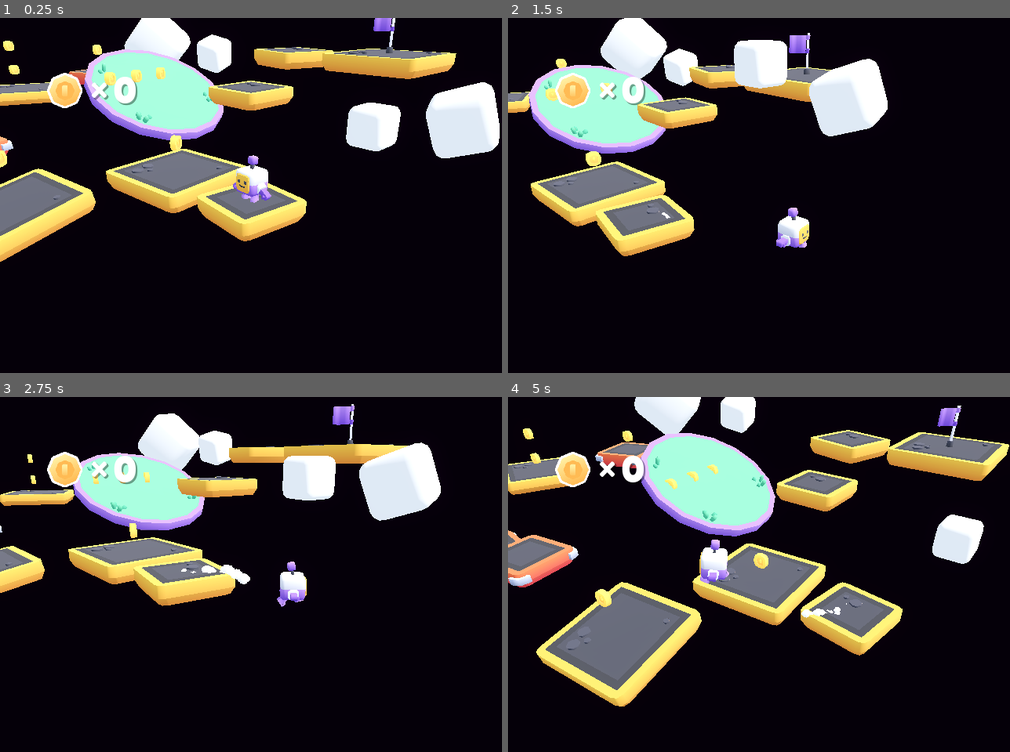
Above: before the commit, frames 1-4 (two rows, left to right).
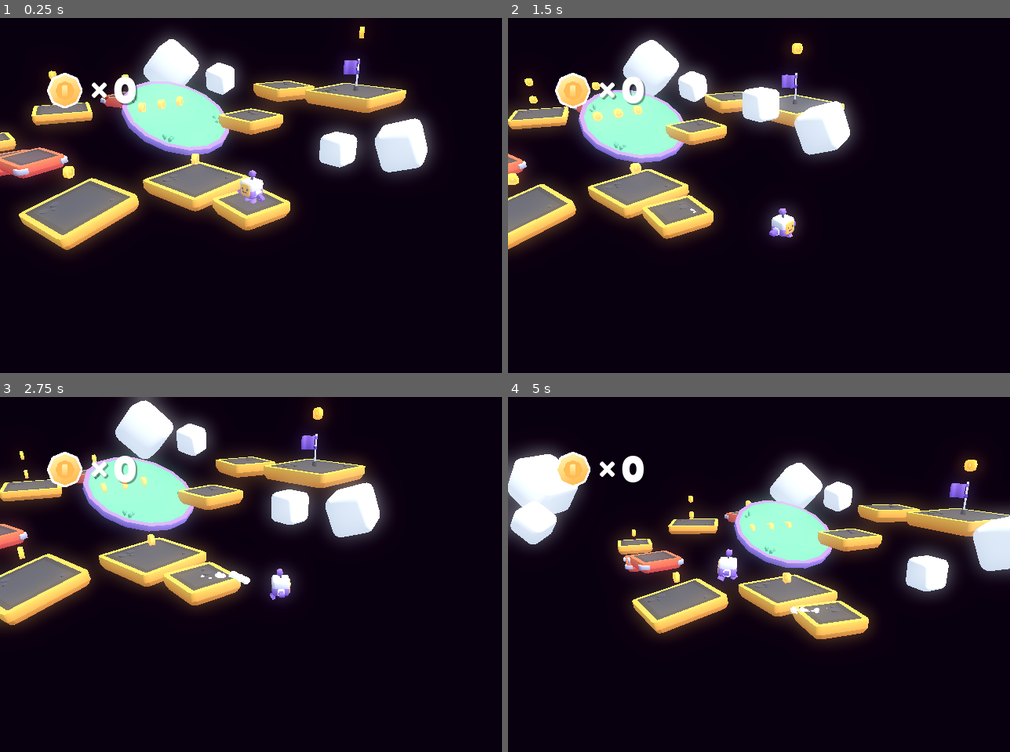
Above: after the commit, the same moments.

Repository: dev-dwarf/gmtk2025
Game: Godot game, scene res://scenes/main.tscn
Same seed, same stepped clock (60 frames per second), same inputs: the game is played once before the commit and once after it.
Inputs (mouse positions are in pixels of both pictures, inside the frame that each line leads up to):
- Up to frame 1 (0.25 s): no input
- Up to frame 2 (1.5 s): move the mouse to (869, 188) at 0.52 s; hold D (move_right) 0.53-1.28 s; tap Left (camera_left, bound only before the commit) at 0.6 s; tap Space (jump) at 0.77 s; tap Right (camera_right, bound only before the commit) at 0.8, 1.35 s; move the mouse to (658, 223) at 1.27 s; hold S (move_back) from 1.28 s (still down)
- Up to frame 3 (2.75 s): tap Space (jump) at 1.52 s; tap Left (camera_left, bound only before the commit) at 1.55 s; move the mouse to (301, 503) at 2.02 s; release S (move_back) at 2.03 s; hold D (move_right) from 2.03 s (still down); tap Down (camera_down, bound only before the commit) at 2.1 s; tap Right (camera_right, bound only before the commit) at 2.3 s
- Up to frame 4 (5 s): move the mouse to (733, 659) at 2.77 s; release D (move_right) at 2.78 s; hold W (move_forward) 2.78-3.53 s; tap Left (camera_left, bound only before the commit) at 2.85, 4.55 s; tap Space (jump) at 3.02, 3.77, 4.52 s; move the mouse to (909, 641) at 3.52 s; hold A (move_left) from 3.53 s (still down); tap Right (camera_right, bound only before the commit) at 3.6 s; move the mouse to (608, 528) at 4.27 s; tap Up (camera_up, bound only before the commit) at 4.35 s

The runs differ from the first frame. In frame 1, 33% of the frame differs, in the area x 0-100%, y 0-69%; in frame 2, 25%; in frame 3, 25%; in frame 4, 42%, in the area x 0-100%, y 0-88%.

Commit message:
better camera

Diff:
--- a/project.godot
+++ b/project.godot
@@ -10,7 +10,7 @@
 
 [application]
 
-config/name="Starter Kit 3D Platformer"
+config/name="Lost Time"
 config/tags=PackedStringArray("starterkit")
 run/main_scene="res://scenes/main.tscn"
 config/features=PackedStringArray("4.4", "Forward Plus")
@@ -71,38 +71,32 @@
 }
 camera_left={
 "deadzone": 0.5,
-"events": [Object(InputEventKey,"resource_local_to_scene":false,"resource_name":"","device":-1,"window_id":0,"alt_pressed":false,"shift_pressed":false,"ctrl_pressed":false,"meta_pressed":false,"pressed":false,"keycode":0,"physical_keycode":4194319,"key_label":0,"unicode":0,"location":0,"echo":false,"script":null)
-, Object(InputEventJoypadMotion,"resource_local_to_scene":false,"resource_name":"","device":-1,"axis":2,"axis_value":-1.0,"script":null)
+"events": [Object(InputEventJoypadMotion,"resource_local_to_scene":false,"resource_name":"","device":-1,"axis":2,"axis_value":-1.0,"script":null)
 ]
 }
 camera_right={
 "deadzone": 0.5,
-"events": [Object(InputEventKey,"resource_local_to_scene":false,"resource_name":"","device":-1,"window_id":0,"alt_pressed":false,"shift_pressed":false,"ctrl_pressed":false,"meta_pressed":false,"pressed":false,"keycode":0,"physical_keycode":4194321,"key_label":0,"unicode":0,"location":0,"echo":false,"script":null)
-, Object(InputEventJoypadMotion,"resource_local_to_scene":false,"resource_name":"","device":-1,"axis":2,"axis_value":1.0,"script":null)
+"events": [Object(InputEventJoypadMotion,"resource_local_to_scene":false,"resource_name":"","device":-1,"axis":2,"axis_value":1.0,"script":null)
 ]
 }
 camera_up={
 "deadzone": 0.5,
-"events": [Object(InputEventKey,"resource_local_to_scene":false,"resource_name":"","device":-1,"window_id":0,"alt_pressed":false,"shift_pressed":false,"ctrl_pressed":false,"meta_pressed":false,"pressed":false,"keycode":0,"physical_keycode":4194320,"key_label":0,"unicode":0,"location":0,"echo":false,"script":null)
-, Object(InputEventJoypadMotion,"resource_local_to_scene":false,"resource_name":"","device":-1,"axis":3,"axis_value":-1.0,"script":null)
+"events": [Object(InputEventJoypadMotion,"resource_local_to_scene":false,"resource_name":"","device":-1,"axis":3,"axis_value":-1.0,"script":null)
 ]
 }
 camera_down={
 "deadzone": 0.5,
-"events": [Object(InputEventKey,"resource_local_to_scene":false,"resource_name":"","device":-1,"window_id":0,"alt_pressed":false,"shift_pressed":false,"ctrl_pressed":false,"meta_pressed":false,"pressed":false,"keycode":0,"physical_keycode":4194322,"key_label":0,"unicode":0,"location":0,"echo":false,"script":null)
-, Object(InputEventJoypadMotion,"resource_local_to_scene":false,"resource_name":"","device":-1,"axis":3,"axis_value":1.0,"script":null)
+"events": [Object(InputEventJoypadMotion,"resource_local_to_scene":false,"resource_name":"","device":-1,"axis":3,"axis_value":1.0,"script":null)
 ]
 }
 zoom_in={
 "deadzone": 0.5,
-"events": [Object(InputEventJoypadMotion,"resource_local_to_scene":false,"resource_name":"","device":-1,"axis":5,"axis_value":1.0,"script":null)
-, Object(InputEventMouseButton,"resource_local_to_scene":false,"resource_name":"","device":-1,"window_id":0,"alt_pressed":false,"shift_pressed":false,"ctrl_pressed":false,"meta_pressed":false,"button_mask":0,"position":Vector2(0, 0),"global_position":Vector2(0, 0),"factor":1.0,"button_index":4,"canceled":false,"pressed":false,"double_click":false,"script":null)
+"events": [Object(InputEventMouseButton,"resource_local_to_scene":false,"resource_name":"","device":-1,"window_id":0,"alt_pressed":false,"shift_pressed":false,"ctrl_pressed":false,"meta_pressed":false,"button_mask":0,"position":Vector2(0, 0),"global_position":Vector2(0, 0),"factor":1.0,"button_index":4,"canceled":false,"pressed":false,"double_click":false,"script":null)
 ]
 }
 zoom_out={
 "deadzone": 0.5,
-"events": [Object(InputEventJoypadMotion,"resource_local_to_scene":false,"resource_name":"","device":-1,"axis":4,"axis_value":1.0,"script":null)
-, Object(InputEventMouseButton,"resource_local_to_scene":false,"resource_name":"","device":-1,"window_id":0,"alt_pressed":false,"shift_pressed":false,"ctrl_pressed":false,"meta_pressed":false,"button_mask":0,"position":Vector2(0, 0),"global_position":Vector2(0, 0),"factor":1.0,"button_index":5,"canceled":false,"pressed":false,"double_click":false,"script":null)
+"events": [Object(InputEventMouseButton,"resource_local_to_scene":false,"resource_name":"","device":-1,"window_id":0,"alt_pressed":false,"shift_pressed":false,"ctrl_pressed":false,"meta_pressed":false,"button_mask":0,"position":Vector2(0, 0),"global_position":Vector2(0, 0),"factor":1.0,"button_index":5,"canceled":false,"pressed":false,"double_click":false,"script":null)
 ]
 }
 reverse={
--- a/scenes/main-environment.tres
+++ b/scenes/main-environment.tres
@@ -16,17 +16,18 @@
 ambient_light_source = 2
 ambient_light_color = Color(0.6804, 0.73656, 0.81, 1)
 ambient_light_sky_contribution = 0.71
-tonemap_mode = 2
-tonemap_exposure = 1.33
+tonemap_mode = 1
+tonemap_exposure = 1.2
+tonemap_white = 0.9
 ssao_sharpness = 0.56
 glow_enabled = true
 glow_levels/2 = 1.0
 glow_levels/4 = 1.0
 glow_levels/5 = 0.0
-glow_intensity = 0.03
+glow_intensity = 0.54
 glow_strength = 1.15
-glow_bloom = 0.05
+glow_bloom = 0.89
 glow_blend_mode = 1
-glow_hdr_threshold = 0.0
+glow_hdr_scale = 1.96
 fog_sky_affect = 0.063
 adjustment_enabled = true
--- a/scripts/view.gd
+++ b/scripts/view.gd
@@ -9,45 +9,38 @@
 @export var zoom_speed = 10
 
 @export_group("Rotation")
-@export var rotation_speed = 120
+@export var rotation_speed = 200
 
 var camera_rotation:Vector3
-var zoom = 10
+var zoom = 14
+var mouse_sensitivity = 0.0505
 
 @onready var camera = $Camera
 
 func _ready():
-
 	camera_rotation = rotation_degrees # Initial rotation
-
+	Input.set_mouse_mode(Input.MOUSE_MODE_CAPTURED)
 	pass
 
 func _physics_process(delta):
-
-	# Set position and rotation to targets
-
 	self.position = self.position.lerp(target.position, delta * 4)
 	rotation_degrees = rotation_degrees.lerp(camera_rotation, delta * 6)
 
-	camera.position = camera.position.lerp(Vector3(0, 0, zoom), 8 * delta)
-
-	handle_input(delta)
-
-# Handle input
-
-func handle_input(delta):
-
-	# Rotation
+	camera.position = Vector3(0, 0, zoom)
 
 	var input := Vector3.ZERO
 
-	input.y = Input.get_axis("camera_left", "camera_right")
+	input.y = Input.get_axis("camera_right", "camera_left")
 	input.x = Input.get_axis("camera_up", "camera_down")
 
 	camera_rotation += input.limit_length(1.0) * rotation_speed * delta
 	camera_rotation.x = clamp(camera_rotation.x, -80, -10)
 
-	# Zooming
-
 	zoom += Input.get_axis("zoom_in", "zoom_out") * zoom_speed * delta
 	zoom = clamp(zoom, zoom_maximum, zoom_minimum)
+
+# mouse look
+func _input(event):
+	if event is InputEventMouseMotion:
+		var input := -Vector3(event.relative.y, event.relative.x, 0.0)
+		camera_rotation += input*mouse_sensitivity
Not shown, changed: LICENSE.md
